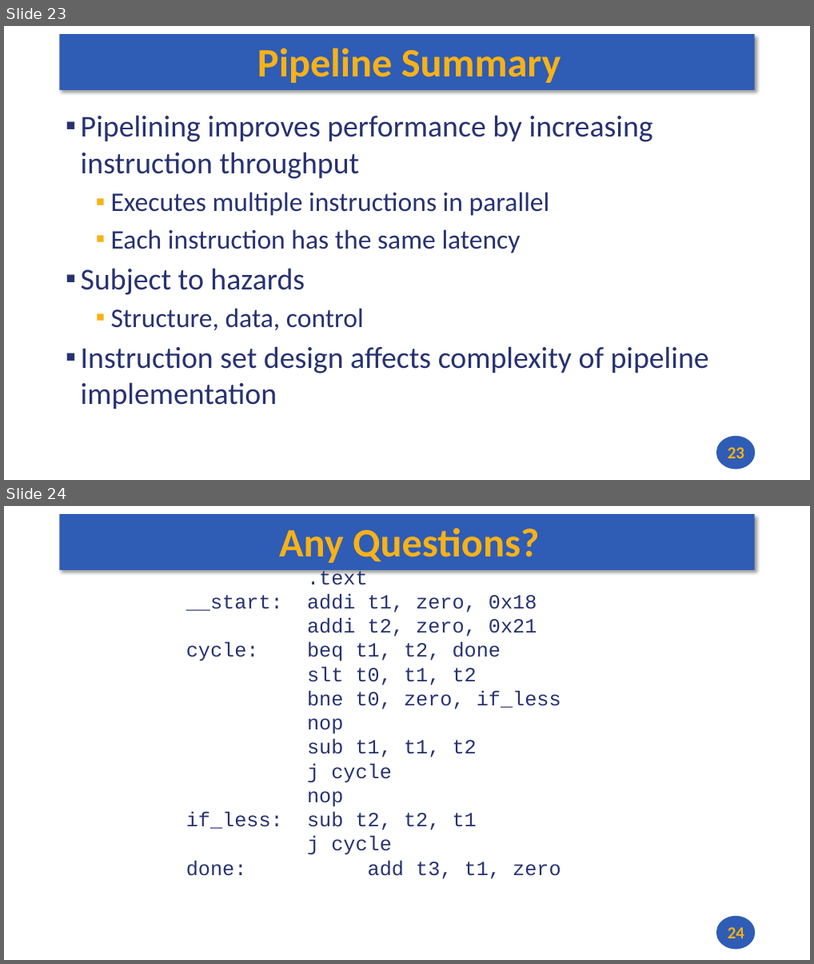
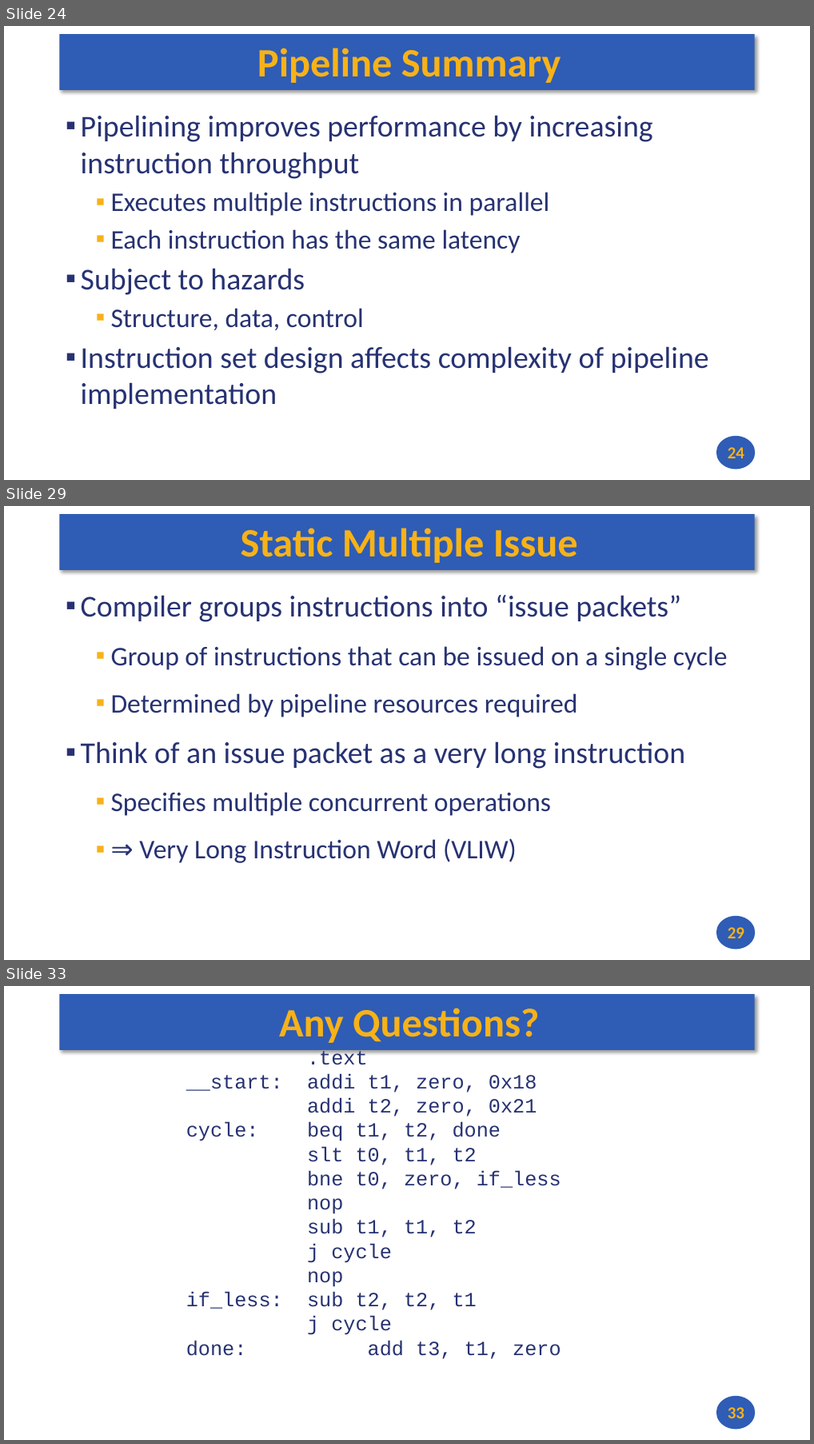
Before and after one commit to andrewt0301/hse-acos-course, a slide deck: docs/part1ca/09_Pipeline/CA_Lecture_09.pptx. Shown one above the other, each under a label of ours: slides 23 and 24 before the commit, slides 24, 29 and 33 after it; the slides between them are not shown. The pictures are 814x964 and 814x1444 pixels, drawn with LibreOffice and Linux fonts; fonts in the diff are those of the drawing. Boxes give left, top, right and bottom in pixels: in the first picture for what was removed or moved away, otherwise in the second. Text is boxed around its words. In the diff, an @@ line names an element or a change of style, - is before the commit and + after.

```diff
--- a/docs/part1ca/09_Pipeline/CA_Lecture_09.pptx
+++ b/docs/part1ca/09_Pipeline/CA_Lecture_09.pptx
@@ slide 29 added at (4, 506, 810, 960), background #FFFFFF; not listed: 2 template elements that a slide beside it also shows @@
@@ title added at (241, 528, 578, 563), 48 pt, text #F7B217, bold @@
+Static Multiple Issue
@@ text added at (81, 595, 728, 863), 32 pt, text #273272 @@
+▪ Compiler groups instructions into “issue packets”
+  ▪ Group of instructions that can be issued on a single cycle
+  ▪ Determined by pipeline resources required
+▪ Think of an issue packet as a very long instruction
+  ▪ Specifies multiple concurrent operations
+  ▪ ⇒ Very Long Instruction Word (VLIW)
@@ page number added at (728, 927, 745, 938), 20 pt, text #F7B217, bold @@
+29
@@ what was slide 23 is now slide 24 @@
@@ page number at (728, 447, 745, 458): text changed @@
-23
+24
@@ what was slide 24 is now slide 33 @@
@@ page number at (728, 1407, 745, 1418): text changed @@
-24
+33
```
Also in this commit, not shown: 8 other slides added, 2 other files.
